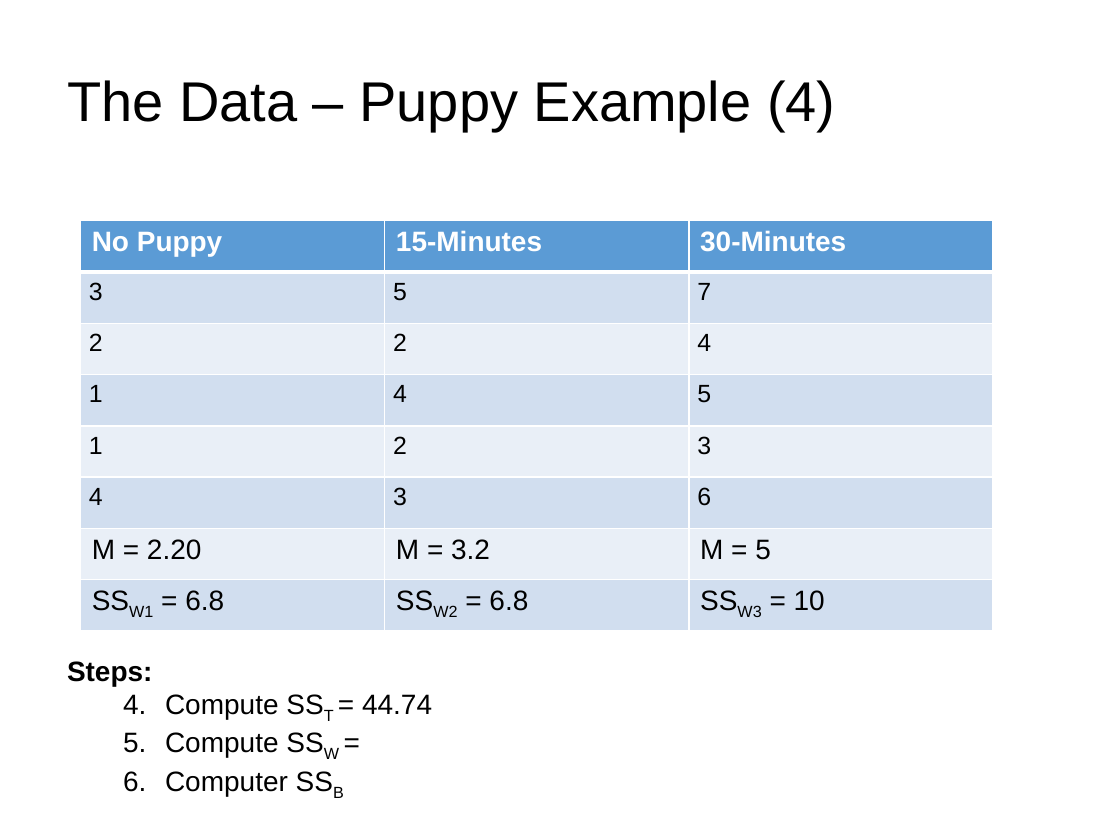
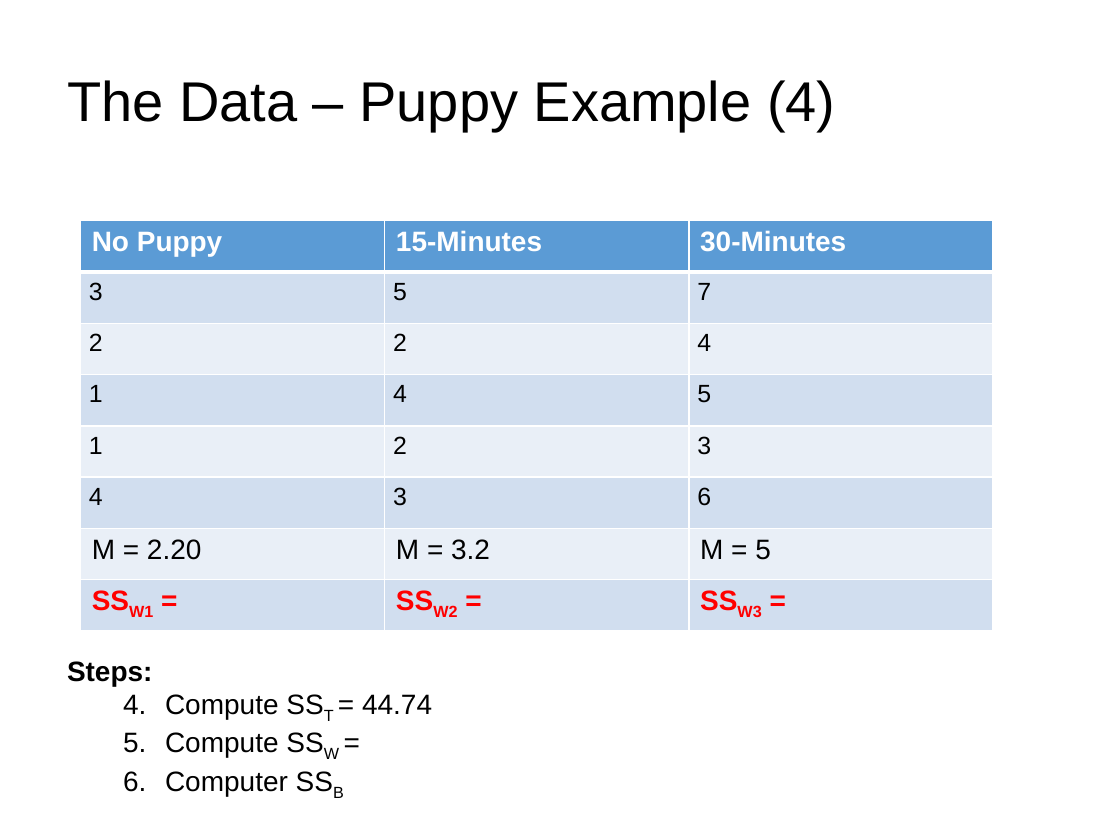
Before and after one commit to npm27/Teaching-Materials, a slide deck: slide 16 of Stats/Slides/5 Chapter 12 Slides.pptx (slide 15 before the commit). Drawn at 1120x840 pixels with LibreOffice and Linux fonts; fonts in the diff are those of the drawing. Boxes give left, top, right and bottom in pixels: in the first picture for what was removed or moved away, otherwise in the second. Text is boxed around its words. In the diff, an @@ line names an element or a change of style, - is before the commit and + after.

```diff
--- a/Stats/Slides/5 Chapter 12 Slides.pptx
+++ b/Stats/Slides/5 Chapter 12 Slides.pptx
@@ table at bbox=[81, 221, 995, 631] @@
-row 8: SSW1 = 6.8 | SSW2 = 6.8 | SSW3 = 10
+row 8: SSW1 = | SSW2 = | SSW3 =
```
Also in this commit, not shown: 20 other slides changed, 3 slides added.
